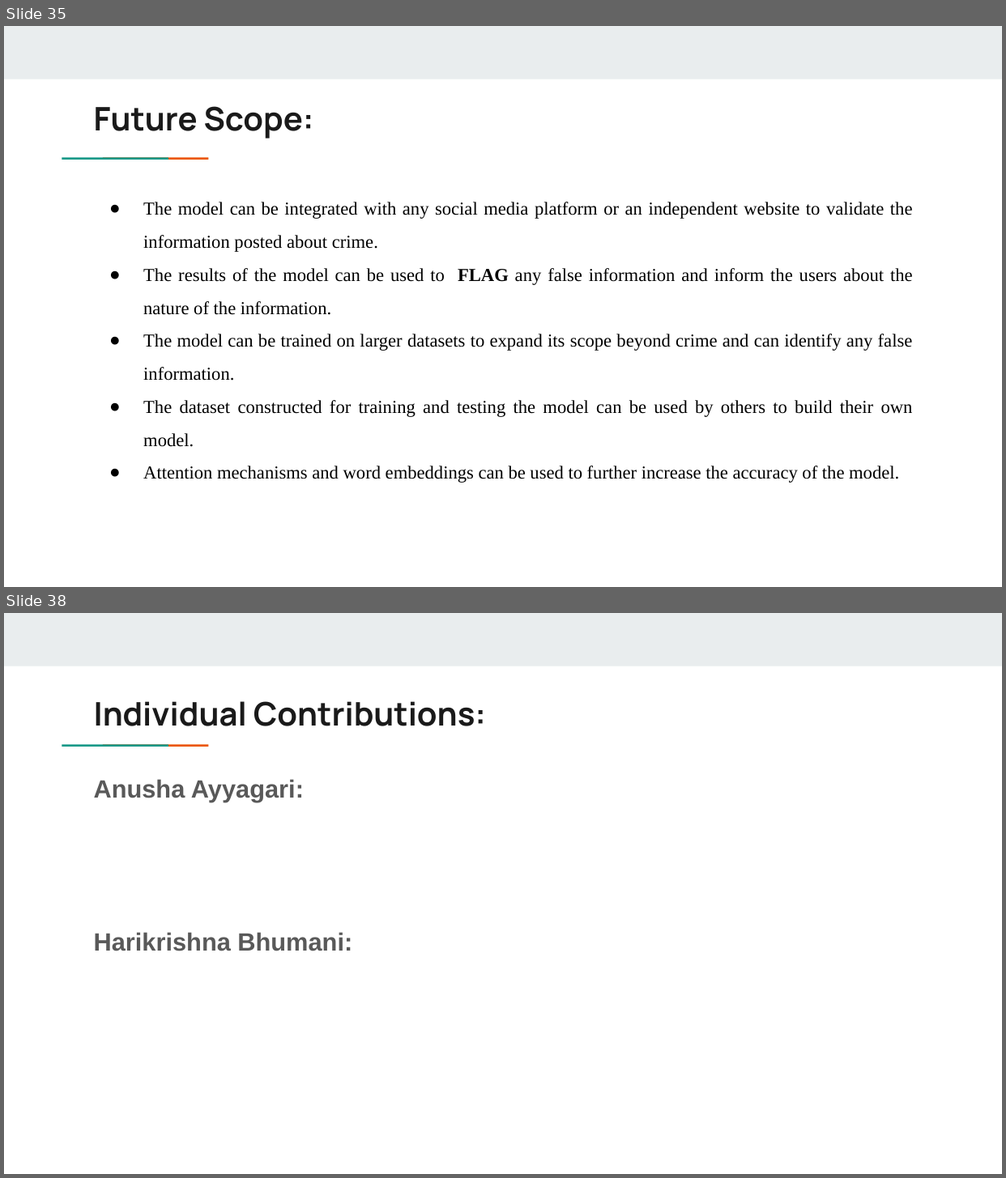
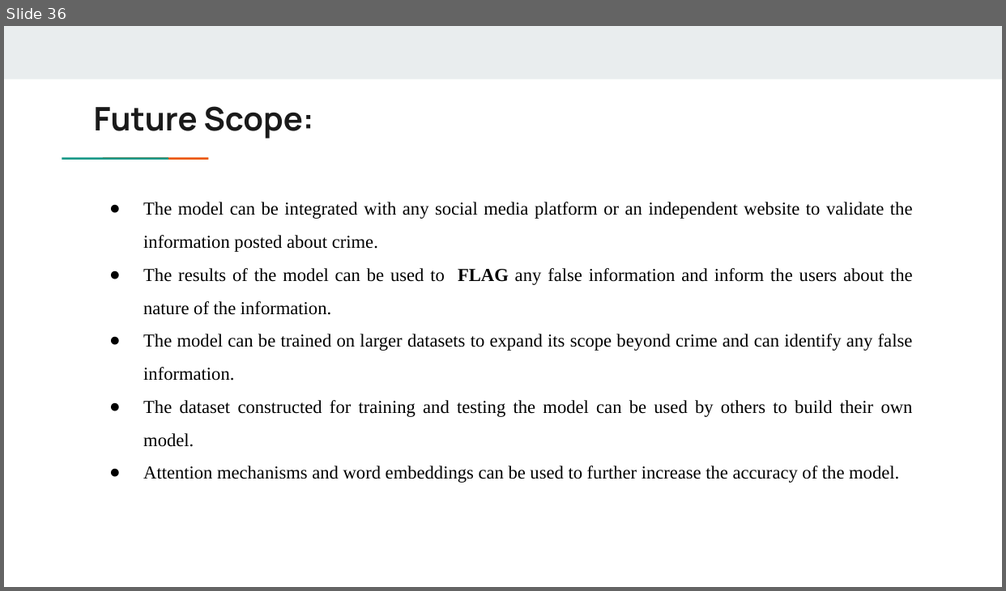
Before and after one commit to haribhumani/capstone_project, a slide deck: Fake_News_Detection_PPT.pptx. Shown one above the other, each under a label of ours: slides 35 and 38 before the commit, slide 36 after it; the slides between them are not shown. The pictures are 1006x1178 and 1006x591 pixels, drawn with LibreOffice and Linux fonts; fonts in the diff are those of the drawing. Boxes give left, top, right and bottom in pixels: in the first picture for what was removed or moved away, otherwise in the second. Text is boxed around its words. In the diff, an @@ line names an element or a change of style, - is before the commit and + after.

```diff
--- a/Fake_News_Detection_PPT.pptx
+++ b/Fake_News_Detection_PPT.pptx
@@ slide 38 removed at (4, 613, 1002, 1174), background #FFFFFF; not listed: 3 template elements that a slide beside it also shows @@
@@ title removed at (94, 701, 486, 726) @@
-Individual Contributions:
@@ text removed at (94, 779, 352, 952) @@
-Anusha Ayyagari:
-Harikrishna Bhumani:
@@ what was slide 35 is now slide 36 @@
```
Also in this commit, not shown: 8 slides changed, 7 slides added, 2 other slides removed, 4 other files.
